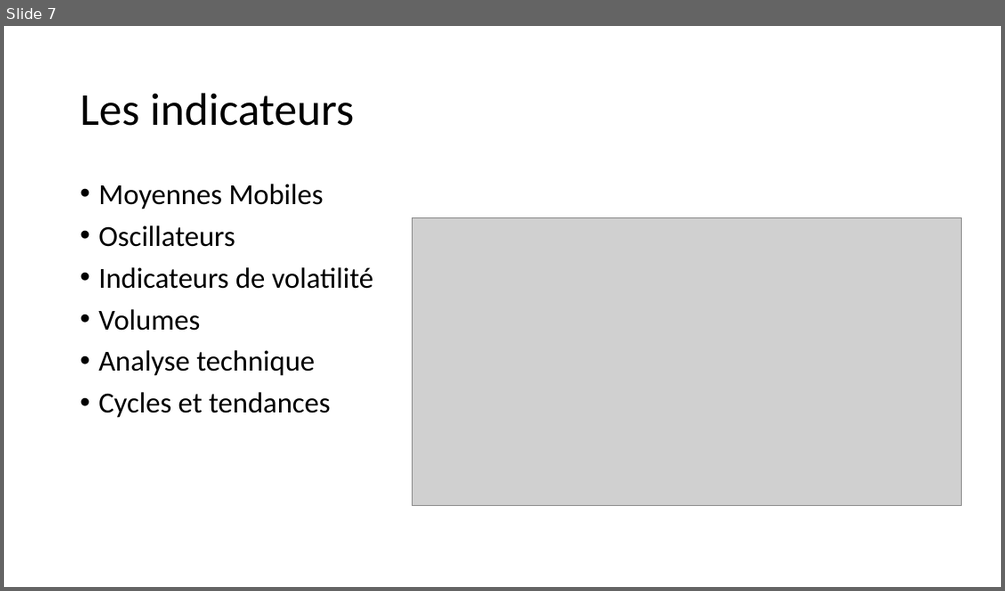
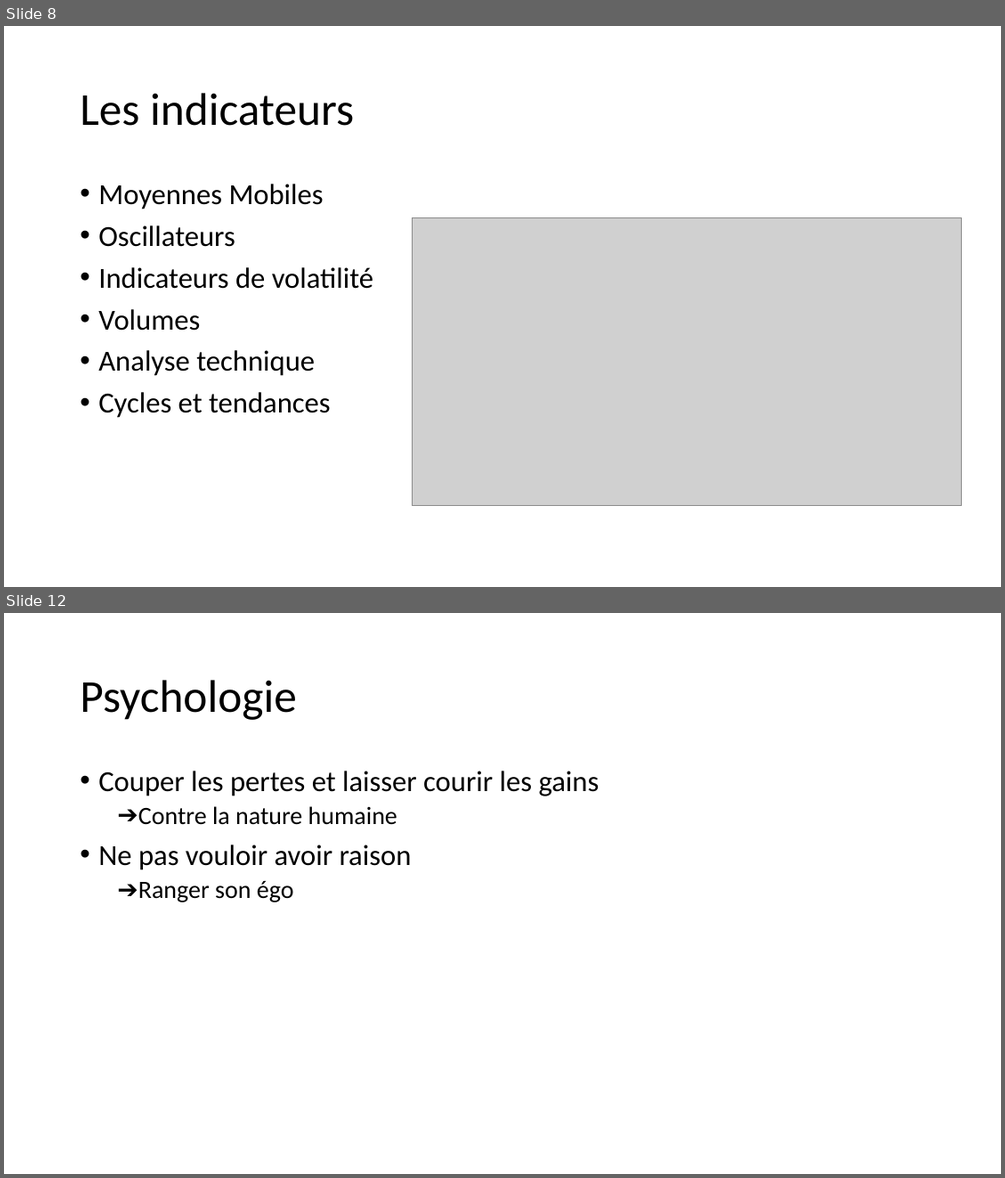
Before and after one commit to dadelcarbo/UltimateChartistRoot, a slide deck: Formation/Formation Bourse.pptx. Shown one above the other, each under a label of ours: slide 7 before the commit, slides 8 and 12 after it; the slides between them are not shown. The pictures are 1005x591 and 1005x1178 pixels, drawn with LibreOffice and Linux fonts; fonts in the diff are those of the drawing; grey boxes stand for pictures. Boxes give left, top, right and bottom in pixels: in the first picture for what was removed or moved away, otherwise in the second. Text is boxed around its words. In the diff, an @@ line names an element or a change of style, - is before the commit and + after.

```diff
--- a/Formation/Formation Bourse.pptx
+++ b/Formation/Formation Bourse.pptx
@@ slide 12 added at box(4, 613, 1001, 1174), background #FFFFFF @@
@@ title added at box(80, 680, 296, 720), 44 pt, text #000000 @@
+Psychologie
@@ text added at box(98, 771, 599, 902), 28 pt, text #000000 @@
+• Couper les pertes et laisser courir les gains
+  ➔ Contre la nature humaine
+• Ne pas vouloir avoir raison
+  ➔Ranger son égo
@@ what was slide 7 is now slide 8 @@
```
Also in this commit, not shown: 2 slides changed, 4 other slides added, 2 slides removed, 16 other files.
